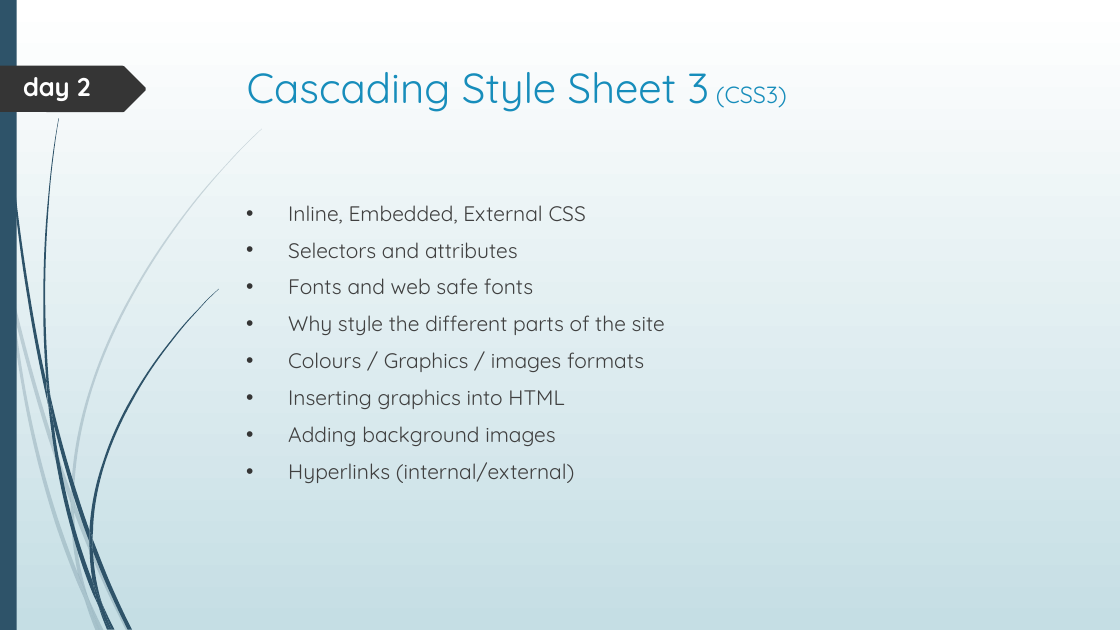
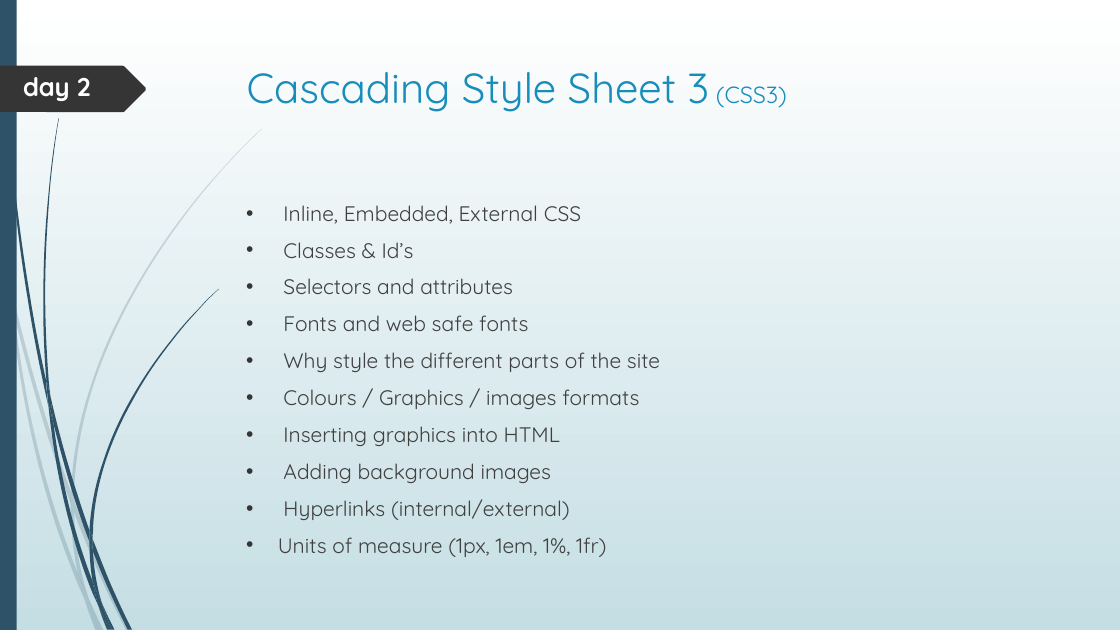
Before and after one commit to brunoitconsultant/academy-HTML5, a slide deck: slide 5 of (private) Tutor/Web Design - the Course.pptx. Drawn at 1120x630 pixels with LibreOffice and Linux fonts; fonts in the diff are those of the drawing. Boxes give left, top, right and bottom in pixels: in the first picture for what was removed or moved away, otherwise in the second. Text is boxed around its words. In the diff, an @@ line names an element or a change of style, - is before the commit and + after.

Commit message:
added more content

```diff
--- a/(private) Tutor/Web Design - the Course.pptx
+++ b/(private) Tutor/Web Design - the Course.pptx
@@ text at box(283, 242, 414, 258): paragraph added @@
+• Classes & Id’s
@@ text at box(278, 537, 606, 557): paragraph added @@
+• Units of measure (1px, 1em, 1%, 1fr)
```
